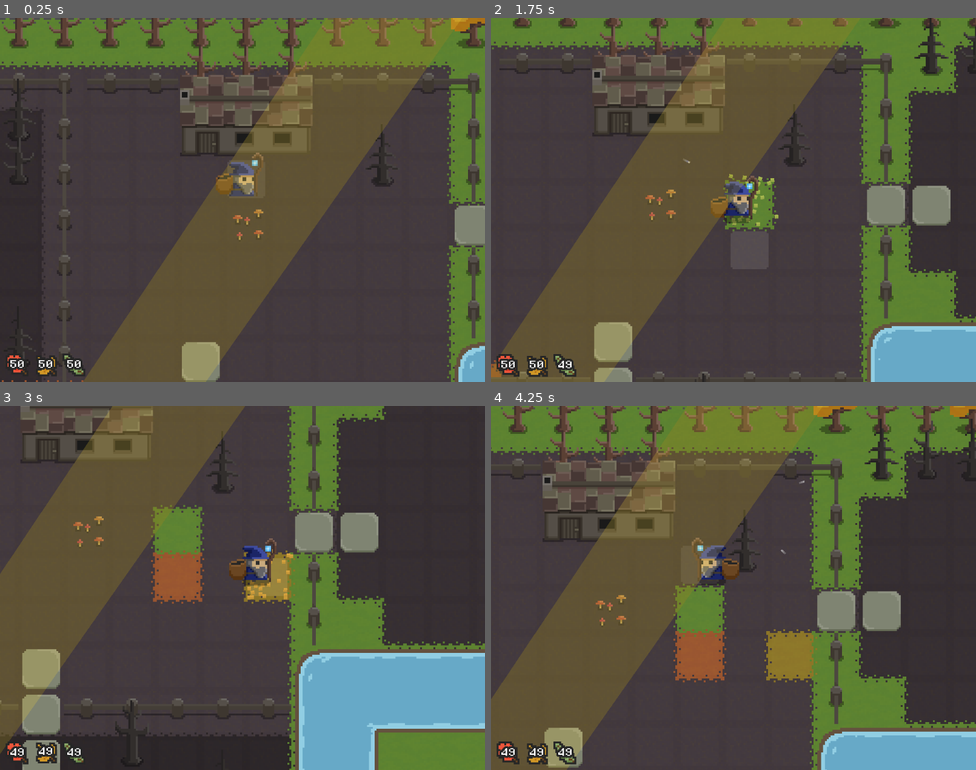
Above: before the commit, frames 1-4 (two rows, left to right).
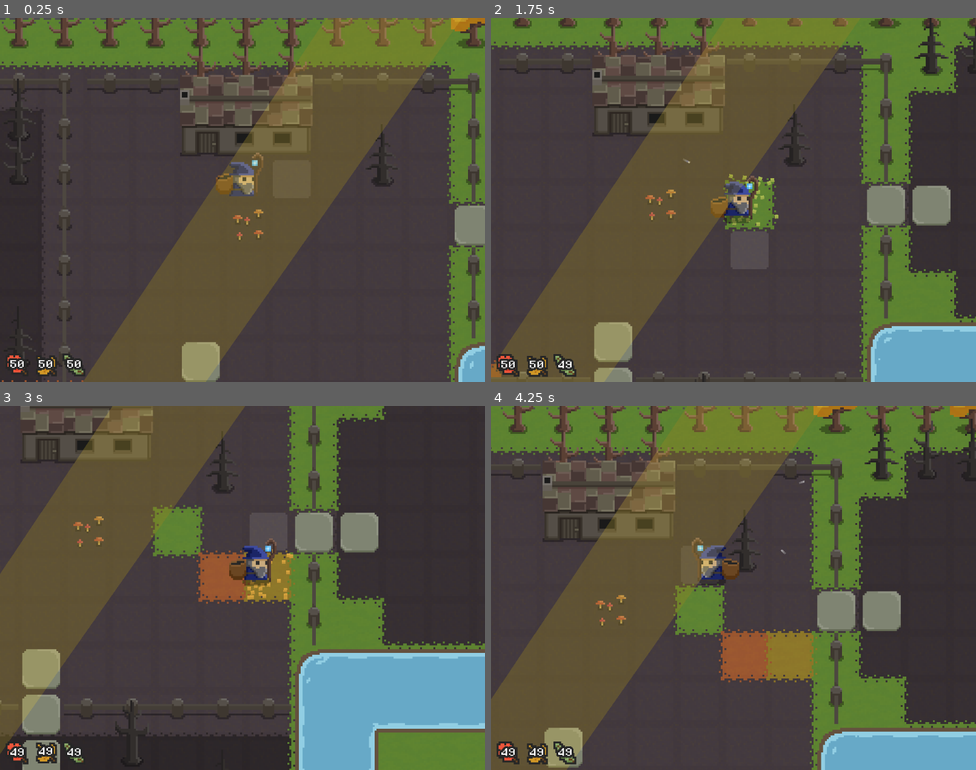
Above: after the commit, the same moments.

Repository: Pro1d/EchoesOfAmber
Game: Godot game, scene res://scenes/world.tscn
Two runs of this game, one before a commit and one after it. Both use one fixed random seed, a clock stepped at 60 frames per second and the inputs below.
Inputs:
- Up to frame 1 (0.25 s): no input
- Up to frame 2 (1.75 s): hold D (move_right) 0.53-1.28 s; tap E (attract_leaves) at 0.6 s; hold S (move_down) from 1.28 s (still down); tap 3 (put_green) at 1.35 s
- Up to frame 3 (3 s): release S (move_down) at 2.03 s; hold D (move_right) 2.03-2.78 s; tap 1 (put_red) at 2.1 s; hold W (move_up) from 2.78 s (still down); tap 2 (put_yellow) at 2.85 s
- Up to frame 4 (4.25 s): release W (move_up) at 3.53 s; hold A (move_left) from 3.53 s (still down); tap E (attract_leaves) at 3.6 s

The runs differ from the first frame. In frame 2, less than 0.1% of the frame differs, in the area x 79-98%, y 85-99%; in frame 3, 2.4%; in frame 4, 2.5%, in the area x 37-100%, y 61-100%.

Commit message:
pile spawn/despawn particles

Diff:
--- a/scenes/leave_pile.tscn
+++ b/scenes/leave_pile.tscn
@@ -1,7 +1,27 @@
-[gd_scene load_steps=3 format=3 uid="uid://bvfg8262c6eup"]
+[gd_scene load_steps=7 format=3 uid="uid://bvfg8262c6eup"]
 
 [ext_resource type="Script" path="res://scripts/leave_pile.gd" id="1_ed7ub"]
 [ext_resource type="SpriteFrames" uid="uid://bxxsmml1seumo" path="res://resources/sprite/leave_pile.tres" id="1_hmvmw"]
+
+[sub_resource type="Gradient" id="Gradient_cssjg"]
+interpolation_mode = 1
+colors = PackedColorArray(1, 1, 1, 1, 0.929715, 0.929715, 0.929715, 1)
+
+[sub_resource type="GradientTexture2D" id="GradientTexture2D_2ky13"]
+gradient = SubResource("Gradient_cssjg")
+width = 2
+height = 2
+fill_to = Vector2(0, 1)
+
+[sub_resource type="Gradient" id="Gradient_5gige"]
+interpolation_mode = 2
+offsets = PackedFloat32Array(0.595808, 1)
+colors = PackedColorArray(1, 1, 1, 1, 1, 1, 1, 0.0196078)
+
+[sub_resource type="Curve" id="Curve_5gos7"]
+min_value = -1.0
+_data = [Vector2(0, -0.00429189), 0.0, 0.0, 0, 0, Vector2(1, 0.00965667), 0.0, 0.0, 0, 0]
+point_count = 2
 
 [node name="LeavePile" type="Node2D"]
 script = ExtResource("1_ed7ub")
@@ -13,14 +33,45 @@
 offset = Vector2(0, -4)
 
 [node name="CPUParticles2D" type="CPUParticles2D" parent="."]
-visible = false
-position = Vector2(0, -3)
+unique_name_in_owner = true
+position = Vector2(0, -2)
+emitting = false
 lifetime = 0.5
-explosiveness = 0.5
+one_shot = true
+explosiveness = 0.7
+texture = SubResource("GradientTexture2D_2ky13")
 emission_shape = 3
-emission_rect_extents = Vector2(2, 2)
+emission_rect_extents = Vector2(2, 0.5)
 direction = Vector2(0, -1)
-spread = 20.0
-gravity = Vector2(0, 30)
-initial_velocity_min = 36.65
-initial_velocity_max = 36.65
+spread = 10.0
+gravity = Vector2(0, 150)
+initial_velocity_min = 50.0
+initial_velocity_max = 70.0
+angular_velocity_min = -70.0
+angular_velocity_max = 70.0
+color_ramp = SubResource("Gradient_5gige")
+hue_variation_min = -0.05
+hue_variation_max = 0.05
+hue_variation_curve = SubResource("Curve_5gos7")
+
+[node name="CPUParticles2D2" type="CPUParticles2D" parent="."]
+unique_name_in_owner = true
+position = Vector2(0, -2)
+emitting = false
+amount = 12
+one_shot = true
+explosiveness = 0.9
+texture = SubResource("GradientTexture2D_2ky13")
+direction = Vector2(0, -1)
+spread = 80.0
+gravity = Vector2(0, 10)
+initial_velocity_min = 15.0
+initial_velocity_max = 30.0
+angular_velocity_min = -20.0
+angular_velocity_max = 20.0
+damping_min = 26.178
+damping_max = 26.178
+color_ramp = SubResource("Gradient_5gige")
+hue_variation_min = -0.05
+hue_variation_max = 0.05
+hue_variation_curve = SubResource("Curve_5gos7")
--- a/scenes/player.tscn
+++ b/scenes/player.tscn
@@ -149,7 +149,7 @@
 
 [node name="PileContactArea" type="Area2D" parent="."]
 unique_name_in_owner = true
-position = Vector2(12, 0)
+position = Vector2(18, 0)
 collision_layer = 8
 collision_mask = 8
 
--- a/scripts/leave_pile.gd
+++ b/scripts/leave_pile.gd
@@ -5,13 +5,20 @@
 var pile_type : Leave.LeaveType = Leave.LeaveType.RED
 
 @onready var sprite : AnimatedSprite2D = %Sprite
+@onready var spawn_particles : CPUParticles2D = %CPUParticles2D
+@onready var despawn_particles : CPUParticles2D = %CPUParticles2D2
 
 func _ready() -> void:
 	sprite.animation = str(int(pile_type))
+	spawn_particles.color = Config.leaf_colors[pile_type].lightened(0.1)
+	despawn_particles.color = Config.leaf_colors[pile_type].lightened(0.1)
+	spawn_particles.emitting = true
 
 func animate_build() -> void:
 	var tween : Tween = create_tween()
-	tween.tween_property(self, 'modulate:a', 0.0, 0.3).from(1.0) \
-		.set_ease(Tween.EASE_IN).set_trans(Tween.TRANS_QUAD)
-	await tween.finished
+	tween.tween_property(sprite, "modulate:a", 0.0, 0.5).from(1.0) # \
+		#.set_ease(Tween.EASE_IN).set_trans(Tween.TRANS_QUAD)
+	spawn_particles.emitting = false
+	despawn_particles.emitting = true
+	await despawn_particles.finished
 	queue_free()
--- a/scripts/pileable_tile.gd
+++ b/scripts/pileable_tile.gd
@@ -164,8 +164,12 @@
 
 		var building_type := get_building_type()
 
-		for p in spawned_piles:
-			await p.animate_build()
+		spawned_piles[0].animate_build()
+		await get_tree().create_timer(0.07).timeout
+		spawned_piles[1].animate_build()
+		await get_tree().create_timer(0.07).timeout
+		spawned_piles[2].animate_build()
+		await get_tree().create_timer(0.15).timeout
 
 		_build(building_type)
 
Not shown: 1 places in scenes/pileable_tile.tscn that only renumber resources
Not shown: 2 places in scenes/world.tscn that only renumber resources
